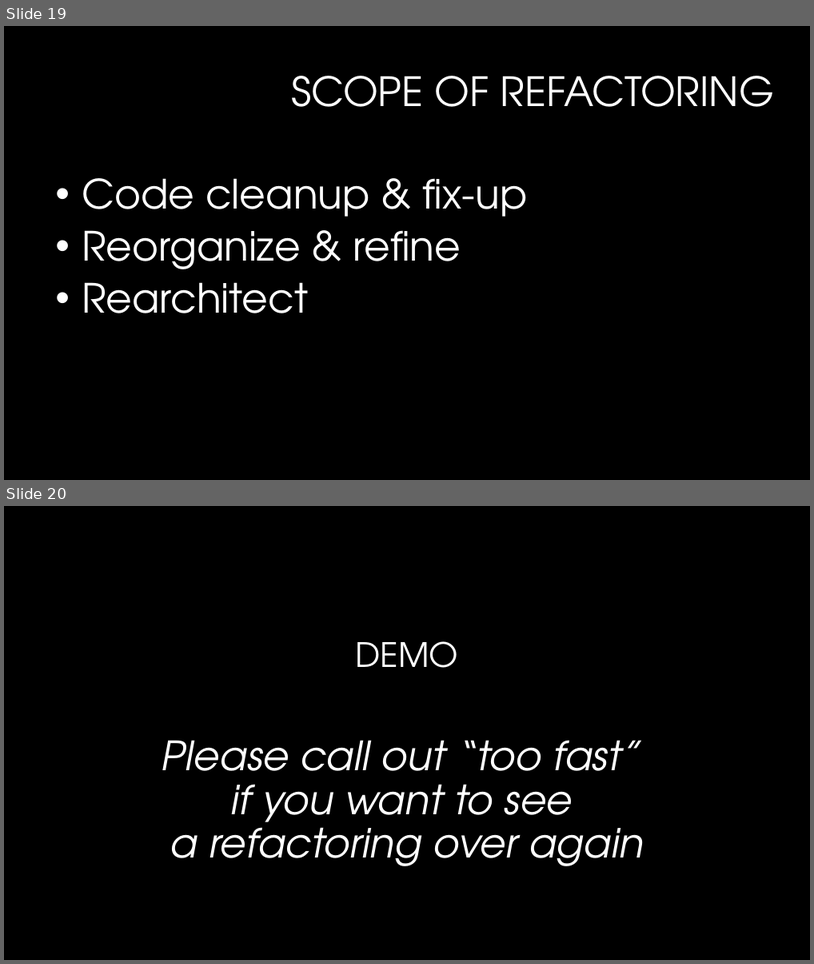
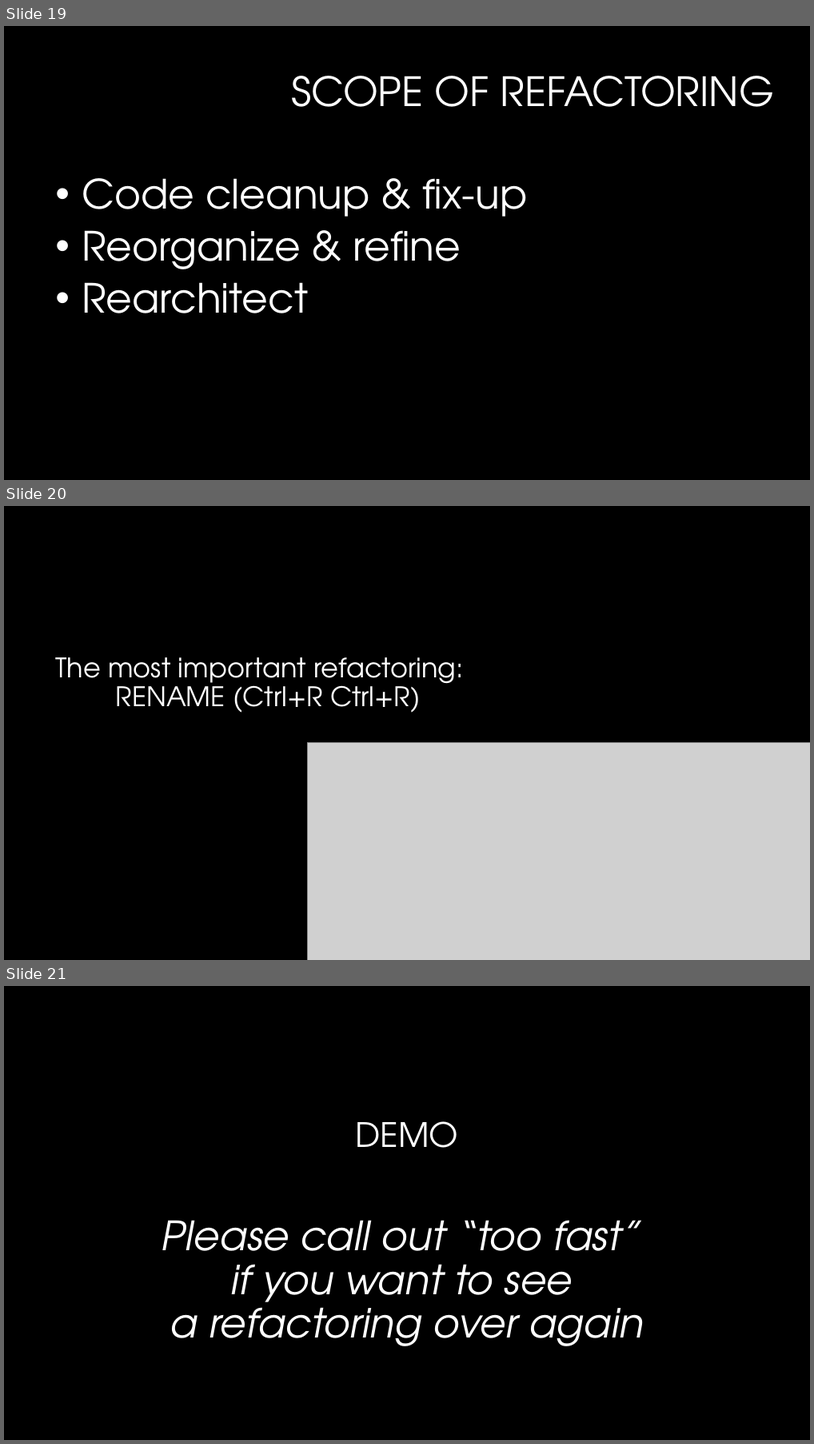
Before and after one commit to szalapski/AsyncAwaitPain, a slide deck: psz/PracticalRefactoring.pptx. Shown one above the other, each under a label of ours: slides 19 and 20 before the commit, slides 19, 20 and 21 after it. The pictures are 814x964 and 814x1444 pixels, drawn with LibreOffice and Linux fonts; fonts in the diff are those of the drawing; grey boxes stand for pictures; background and template pictures are left out. Boxes give left, top, right and bottom in pixels: in the first picture for what was removed or moved away, otherwise in the second. Text is boxed around its words. In the diff, an @@ line names an element or a change of style, - is before the commit and + after.

```diff
--- a/psz/PracticalRefactoring.pptx
+++ b/psz/PracticalRefactoring.pptx
@@ slide 20 added at [4,506,810,960], background #000000 @@
@@ text added at [55,657,463,712], 32 pt, text #FFFFFF @@
+The most important refactoring:
+RENAME (Ctrl+R Ctrl+R)
@@ picture added at [308,743,810,960] @@
@@ what was slide 20 is now slide 21 @@
```
Also in this commit, not shown: 2 slides changed.
